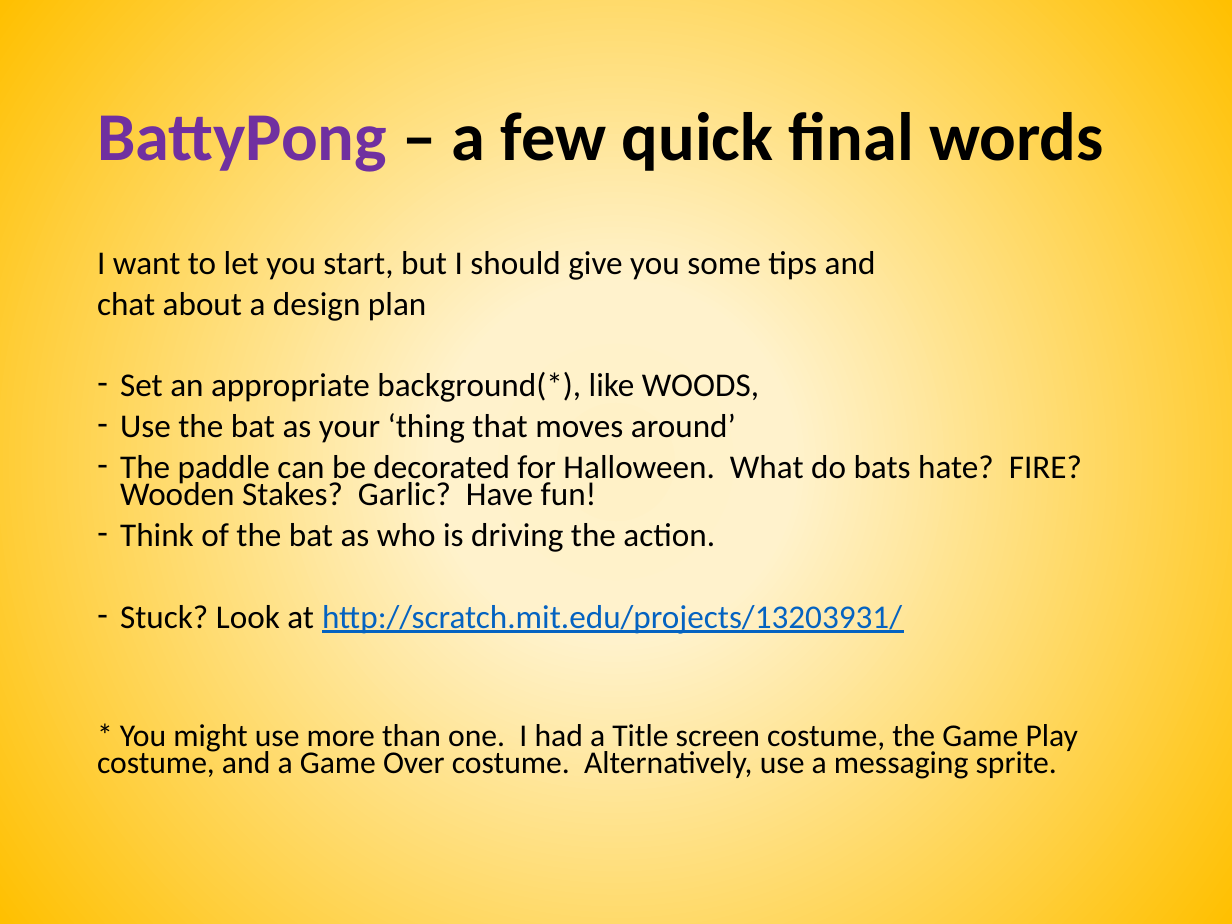
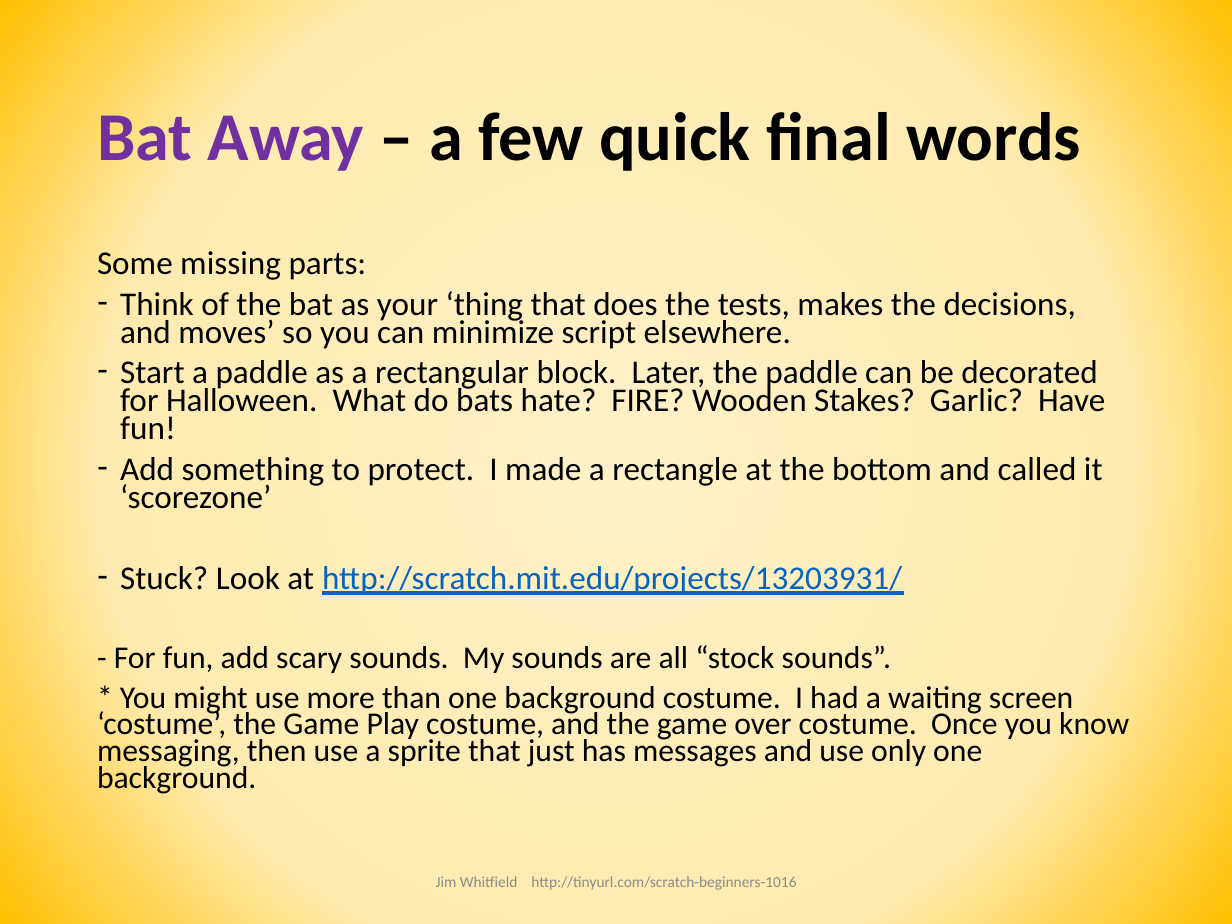
Before and after one commit to joedean/beginner-scratch, a slide deck: slide 14 of CoderDojo Beginner Scratch Session.pptx. Drawn at 1232x924 pixels with LibreOffice and Linux fonts; fonts in the diff are those of the drawing. Boxes give left, top, right and bottom in pixels: in the first picture for what was removed or moved away, otherwise in the second. Text is boxed around its words. In the diff, an @@ line names an element or a change of style, - is before the commit and + after.

Commit message:
version 2 - break the coding into two parts.  add videos

```diff
--- a/CoderDojo Beginner Scratch Session.pptx
+++ b/CoderDojo Beginner Scratch Session.pptx
@@ background gradient #FFF1C7 to #FFF2CC to #FFC000 to gradient #FFF1C7 to #FFEBB0 to #FFC000 @@
@@ title at (x1=97, y1=103, x2=1082, y2=171): text changed @@
-BattyPong – a few quick final words
+Bat Away – a few quick final words
@@ text at (x1=97, y1=251, x2=1105, y2=509): text changed @@
-I want to let you start, but I should give you some tips and
-chat about a design plan
-– Set an appropriate background(*), like WOODS,
-– Use the bat as your ‘thing that moves around’
-– The paddle can be decorated for Halloween. What do bats hate? FIRE? Wooden Stakes? Garlic? Have fun!
-– Think of the bat as who is driving the action.
+Some missing parts:
+– Think of the bat as your ‘thing that does the tests, makes the decisions, and moves’ so you can minimize script elsewhere.
+– Start a paddle as a rectangular block. Later, the paddle can be decorated for Halloween. What do bats hate? FIRE? Wooden Stakes? Garlic? Have fun!
+– Add something to protect. I made a rectangle at the bottom and called it ‘scorezone’
@@ text at (x1=97, y1=645, x2=1129, y2=794): text changed @@
-* You might use more than one. I had a Title screen costume, the Game Play costume, and a Game Over costume. Alternatively, use a messaging sprite.
+- For fun, add scary sounds. My sounds are all “stock sounds”.
+* You might use more than one background costume. I had a waiting screen ‘costume’, the Game Play costume, and the game over costume. Once you know messaging, then use a sprite that just has messages and use only one background.
@@ text added at (x1=436, y1=876, x2=796, y2=890), 9 pt, text #8C8C8C @@
+Jim Whitfield http://tinyurl.com/scratch-beginners-1016
```
Also in this commit, not shown: 24 other slides changed.
